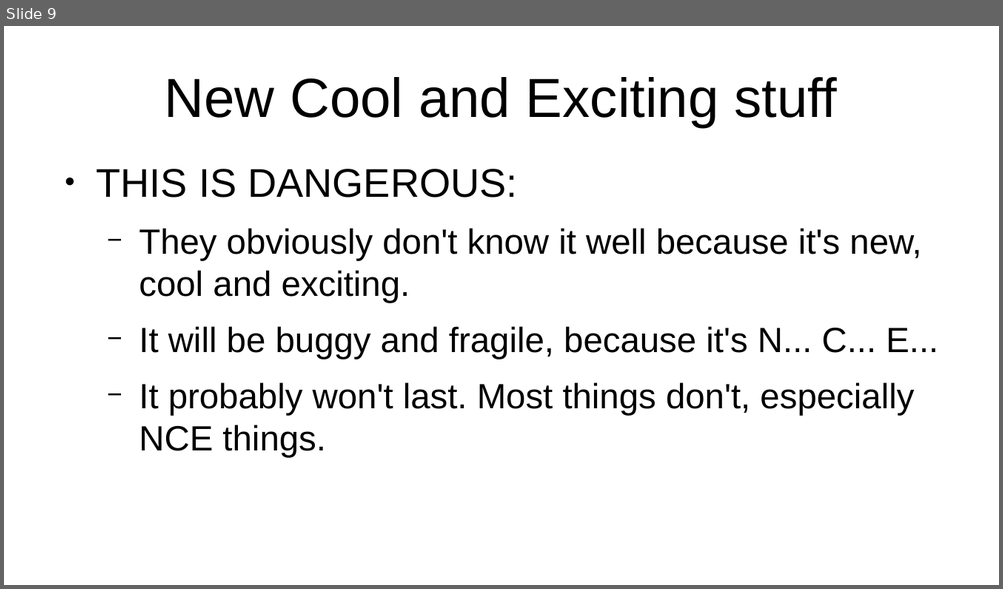
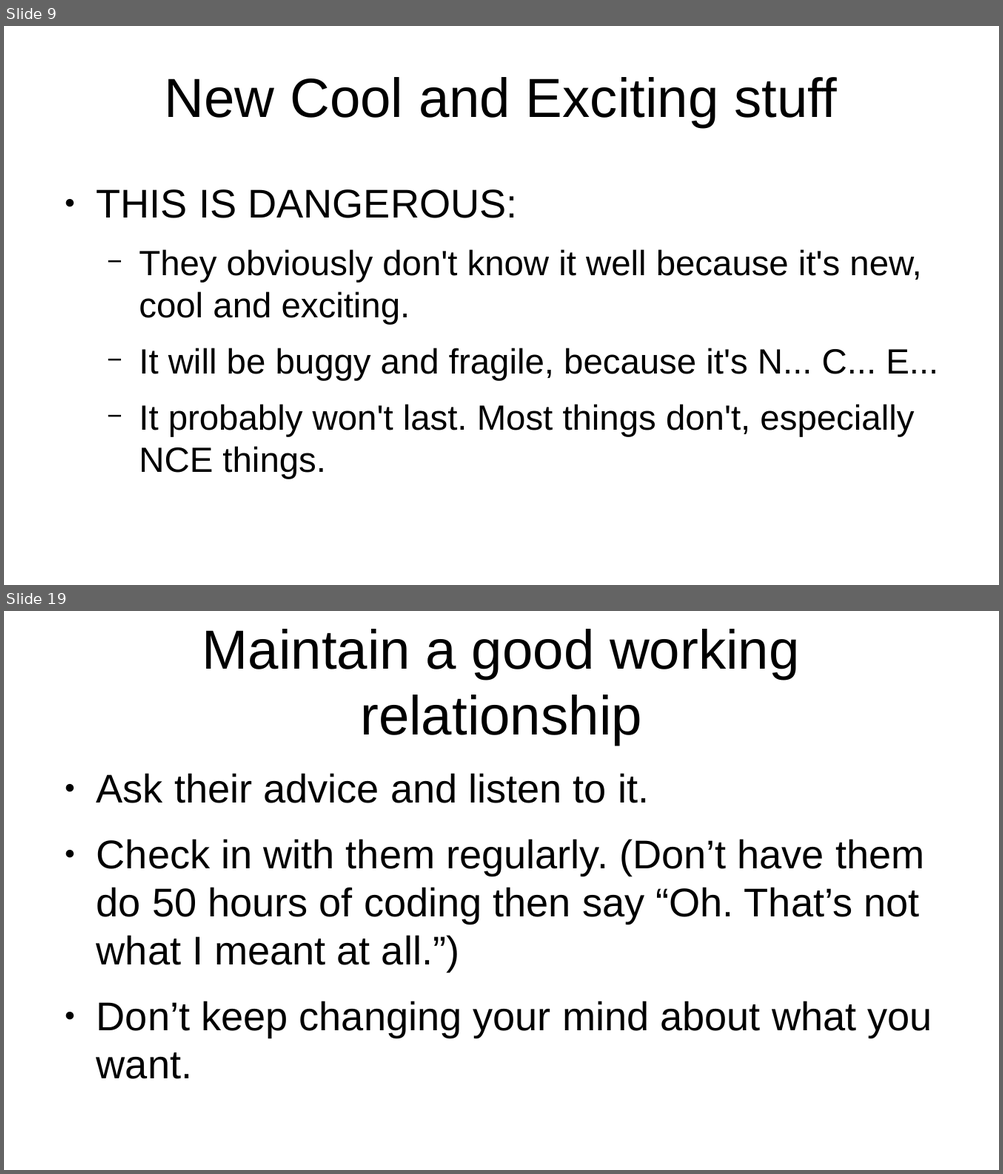
Before and after one commit to projectEndings/Endings, a slide deck: presentations/dhsi2019/talk_to_your_programmer.odp. Shown one above the other, each under a label of ours: slide 9 before the commit, slides 9 and 19 after it; the slides between them are not shown. The pictures are 1003x589 and 1003x1174 pixels, drawn with LibreOffice and Linux fonts; fonts in the diff are those of the drawing. Boxes give left, top, right and bottom in pixels: in the first picture for what was removed or moved away, otherwise in the second. Text is boxed around its words. In the diff, an @@ line names an element or a change of style, - is before the commit and + after.

```diff
--- a/presentations/dhsi2019/talk_to_your_programmer.odp
+++ b/presentations/dhsi2019/talk_to_your_programmer.odp
@@ slide 19 added at [4,611,999,1170], background #FFFFFF @@
@@ title added at [202,629,800,745], 44 pt, text #000000 @@
+Maintain a good working relationship
@@ text added at [96,773,931,1079], 32 pt, text #000000 @@
+● Ask their advice and listen to it.
+● Check in with them regularly. (Don’t have them do 50 hours of coding then say “Oh. That’s not what I meant at all.”)
+● Don’t keep changing your mind about what you want.
@@ slide 9 changed as well @@
@@ text "THIS IS DANGEROUS:": place and size @@
-text "THIS IS DANGEROUS:" at [96,169,938,458]
+text "THIS IS DANGEROUS:" at [96,190,938,479]
```
Also in this commit, not shown: 7 other slides changed, 9 other slides added.
